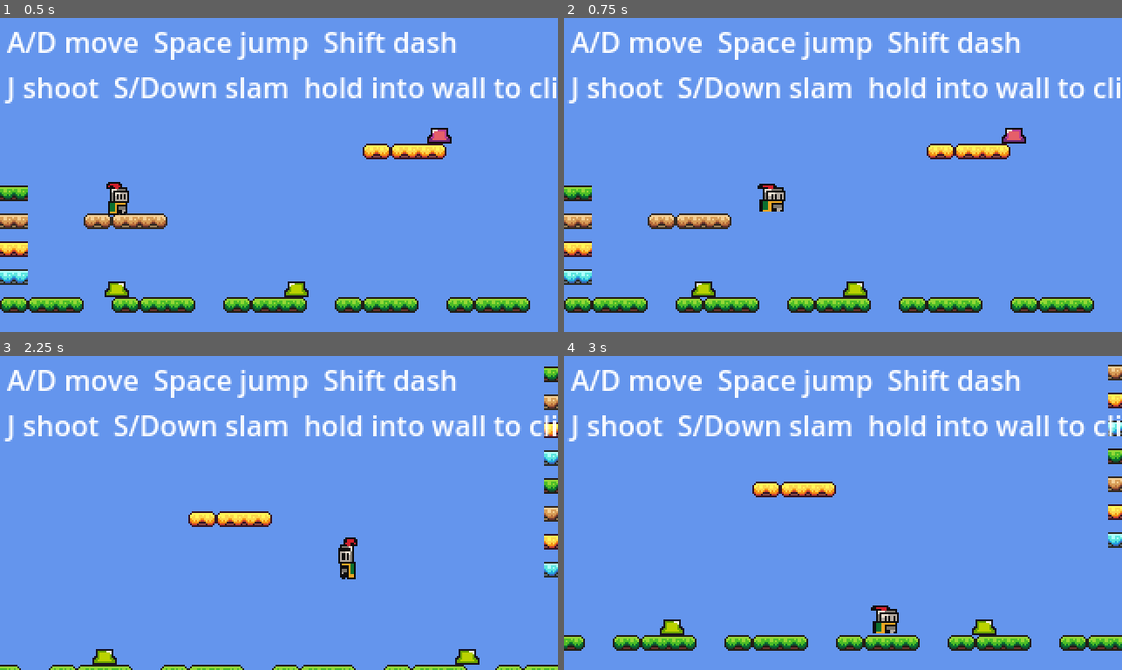
Above: before the commit, frames 1-4 (two rows, left to right).
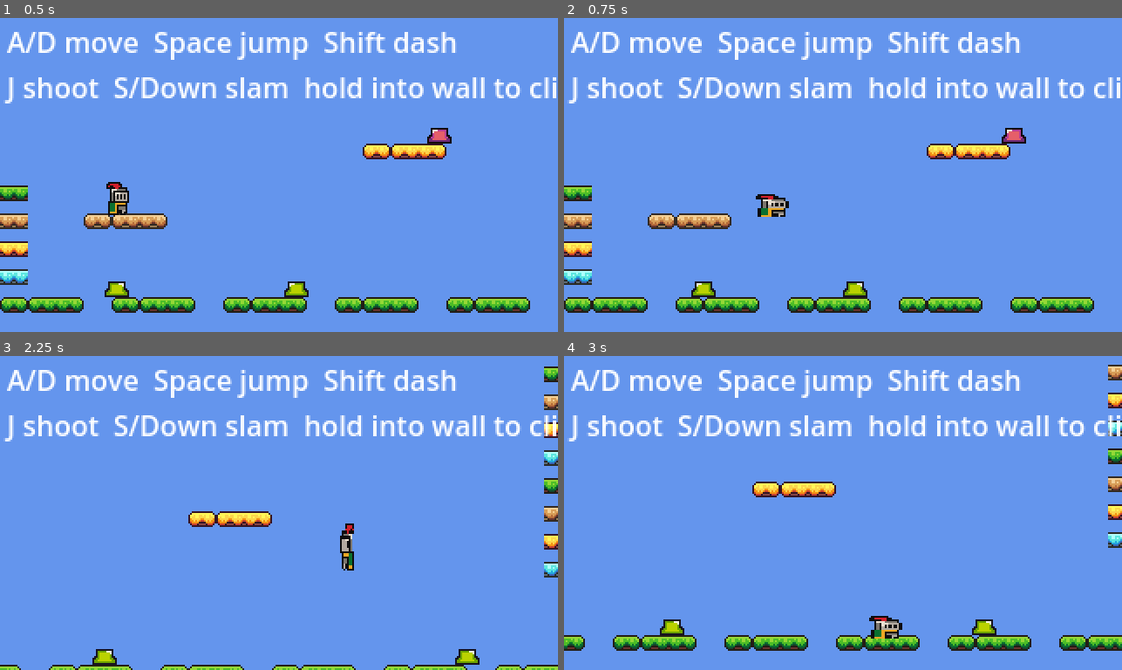
Above: after the commit, the same moments.

Repository: SolutionsByCarson/ScratchPad
Game: Godot game, scene res://scenes/main.tscn
The game is run twice, just before and just after one commit, with the same random seed, the same clock (stepped at 60 frames per second) and the same inputs.
Inputs:
- Up to frame 1 (0.5 s): no input
- Up to frame 2 (0.75 s): hold D (move_right) from 0.53 s (still down); tap Shift (dash) at 0.6 s
- Up to frame 3 (2.25 s): tap Space (jump) at 0.77, 1.52 s; tap J (shoot) at 1.35 s; release D (move_right) at 2.03 s; hold A (move_left) from 2.03 s (still down); tap S (slam) at 2.1 s
- Up to frame 4 (3 s): release A (move_left) at 2.78 s; hold D (move_right) from 2.78 s (still down); tap Shift (dash) at 2.85 s

Frame 1 is identical in both runs. In frame 2, 0.4% of the frame differs, in the area x 34-41%, y 52-64%; in frame 3, 0.4%; in frame 4, 0.4%.

Commit message:
Bottom-anchor sprite for stretch effects, increase stretch magnitude
Sprite2D now uses position=(0,16) + offset=(0,-16) so the sprite's
bottom edge stays at the same world y regardless of scale.y. Math:
bottom_y = position.y + scale.y * (H/2 + offset.y) = 16 + sy*0 = 16
for any sy. Visual at scale=1 is unchanged; scale.y > 1 stretches
upward only, scale.y < 1 squishes toward the bottom.

Stretch magnitudes bumped:
  DASH_SCALE         (1.25, 0.85) -> (1.45, 0.70)
  SLAM_DESCENT_SCALE (0.80, 1.25) -> (0.65, 1.45)
  SLAM_LAND_SCALE    (1.35, 0.70) -> (1.55, 0.55)

Co-Authored-By: Claude Opus 4.7 (1M context) <noreply@anthropic.com>

Diff:
--- a/scenes/player.tscn
+++ b/scenes/player.tscn
@@ -10,6 +10,8 @@
 script = ExtResource("1_player")
 
 [node name="Sprite2D" type="Sprite2D" parent="."]
+position = Vector2(0, 16)
+offset = Vector2(0, -16)
 texture = ExtResource("2_knight")
 region_enabled = true
 region_rect = Rect2(0, 0, 32, 32)
--- a/scripts/player.gd
+++ b/scripts/player.gd
@@ -23,9 +23,9 @@
 const SLAM_RADIUS := 36.0
 const SLAM_LAND_DURATION := 0.18
 
-const DASH_SCALE := Vector2(1.25, 0.85)
-const SLAM_DESCENT_SCALE := Vector2(0.8, 1.25)
-const SLAM_LAND_SCALE := Vector2(1.35, 0.7)
+const DASH_SCALE := Vector2(1.45, 0.7)
+const SLAM_DESCENT_SCALE := Vector2(0.65, 1.45)
+const SLAM_LAND_SCALE := Vector2(1.55, 0.55)
 
 const FRUIT_SCENE := preload("res://scenes/fruit.tscn")
 const SHOOT_OFFSET := Vector2(12.0, 2.0)
